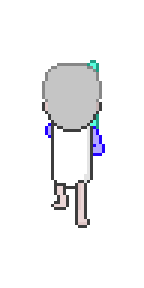
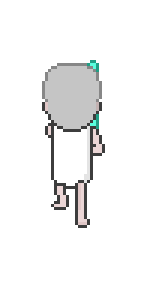
Layered file, before and after one edit (144×288). Changes by layer:
added layer "레이어 27 복사" in group "Main" over (x1=45, y1=123, x2=51, y2=138)
hid "레이어 27", moved it above "레이어 25 복사 2" over (x1=45, y1=123, x2=51, y2=138)
added layer "레이어 25 복사 2" in group "Main" over (x1=93, y1=126, x2=105, y2=156)
hid "레이어 25" over (x1=93, y1=126, x2=105, y2=156)
